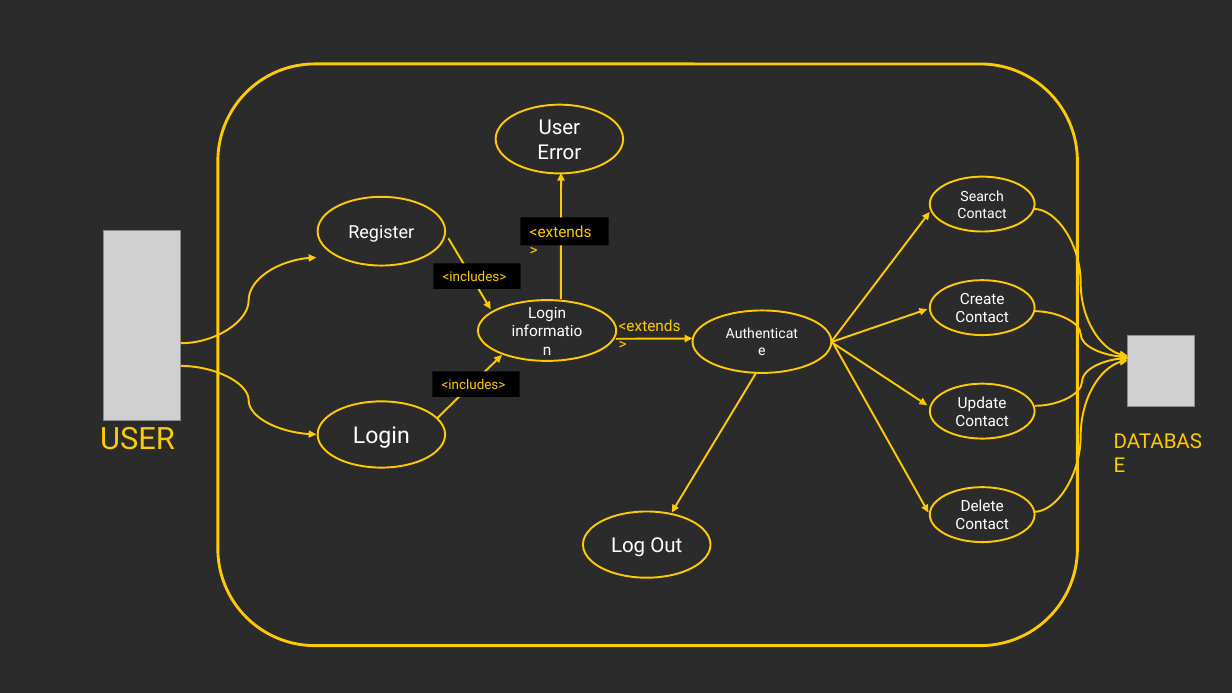
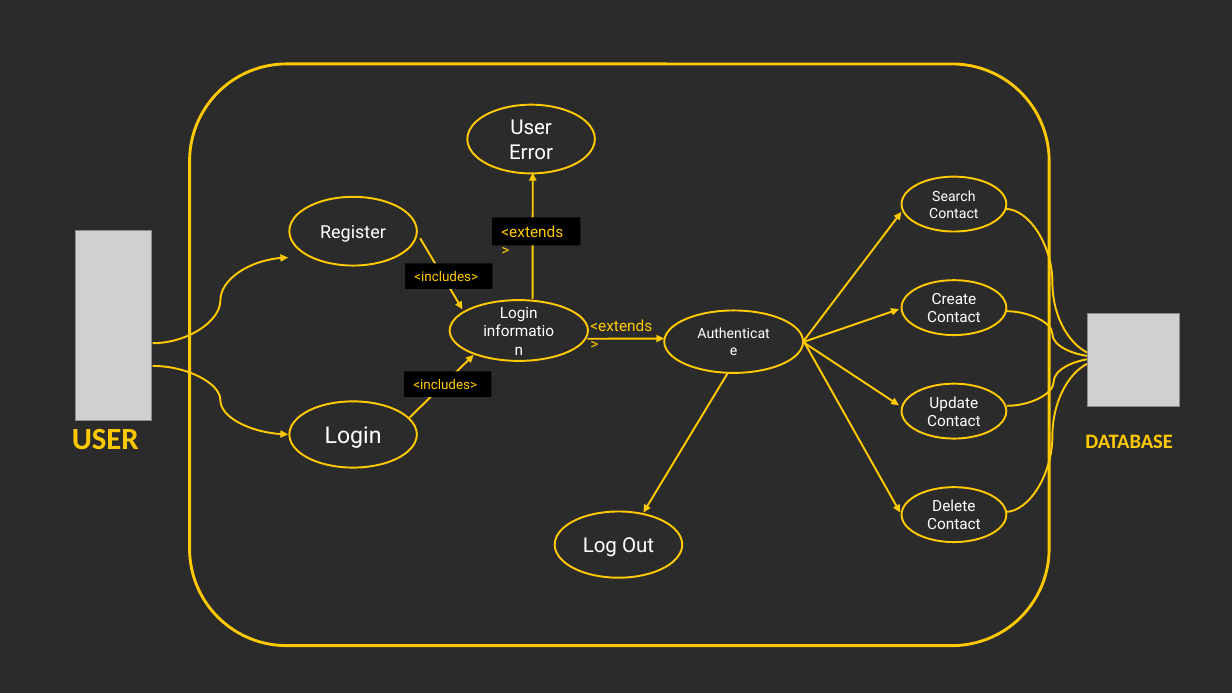
Before and after one commit to BrandalfGray/Processes, a slide deck: slide 8 of Presentation 4.pptx. Drawn at 1232x693 pixels with LibreOffice and Linux fonts; fonts in the diff are those of the drawing; grey boxes stand for pictures; background and template pictures are left out; a plain dark background stands for a picture behind light text. Boxes give left, top, right and bottom in pixels: in the first picture for what was removed or moved away, otherwise in the second. Text is boxed around its words. In the diff, an @@ line names an element or a change of style, - is before the commit and + after.

Commit message:
powerpoint added

```diff
--- a/Presentation 4.pptx
+++ b/Presentation 4.pptx
@@ 2 rectangles, 2 ellipses, 2 arrows: place and size @@
-2 rectangles, 2 ellipses, 2 arrows at [433,104,831,419]
+2 rectangles, 2 ellipses, 2 arrows at [406,104,803,419]
@@ picture added at [1088,314,1180,407] @@
@@ 8 ellipses, 7 arrows, 6 curved arrows, 2 texts, 1 picture, 1 rectangle, 1 rounded rectangle: place and size @@
-8 ellipses, 7 arrows, 6 curved arrows, 2 texts, 1 picture, 1 rectangle, 1 rounded rectangle at [100,64,1129,646]
+8 ellipses, 7 arrows, 6 curved arrows, 2 texts, 1 picture, 1 rectangle, 1 rounded rectangle at [72,64,1101,646]
@@ picture removed at [1128,335,1195,407] @@
@@ text "USER" at [72,429,139,450]: font Roboto to Calibri, bold on @@
@@ text "DATABASE" at [1085,434,1172,448]: font Roboto to Calibri, bold on @@
@@ text "DATABASE": place and size @@
-text "DATABASE" at [1104,423,1217,457]
+text "DATABASE" at [1085,434,1172,448]
```
Also in this commit, not shown: 5 other slides changed, 4 slides added.
